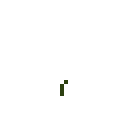
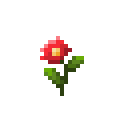
Layered file, before and after one edit (128 × 128). Changes by layer:
showed "flower5", painted on it over [left=40, top=36, right=72, bottom=64]
showed "base5" over [left=44, top=56, right=84, bottom=88]
hid "Background", painted on it over [left=40, top=36, right=84, bottom=88]
